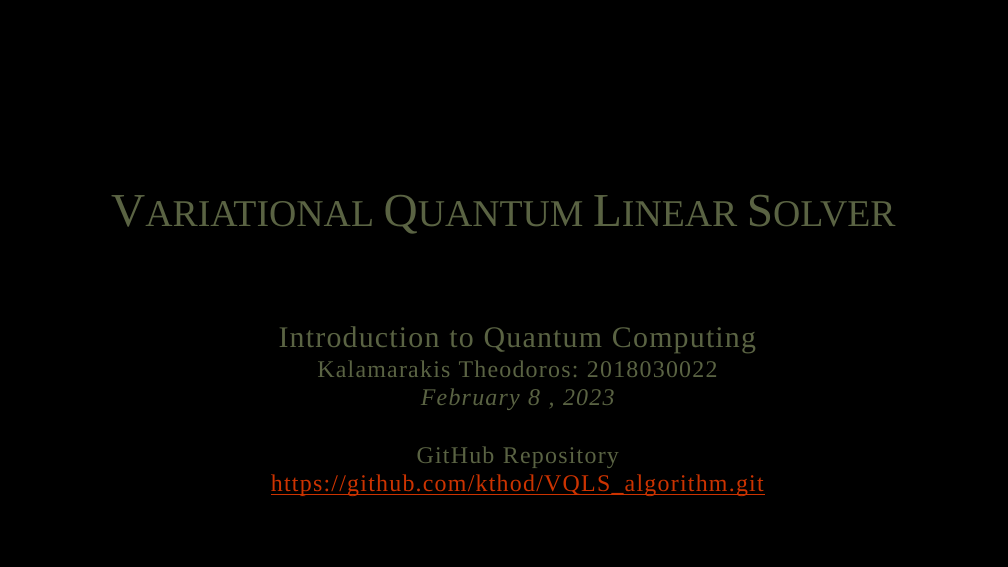
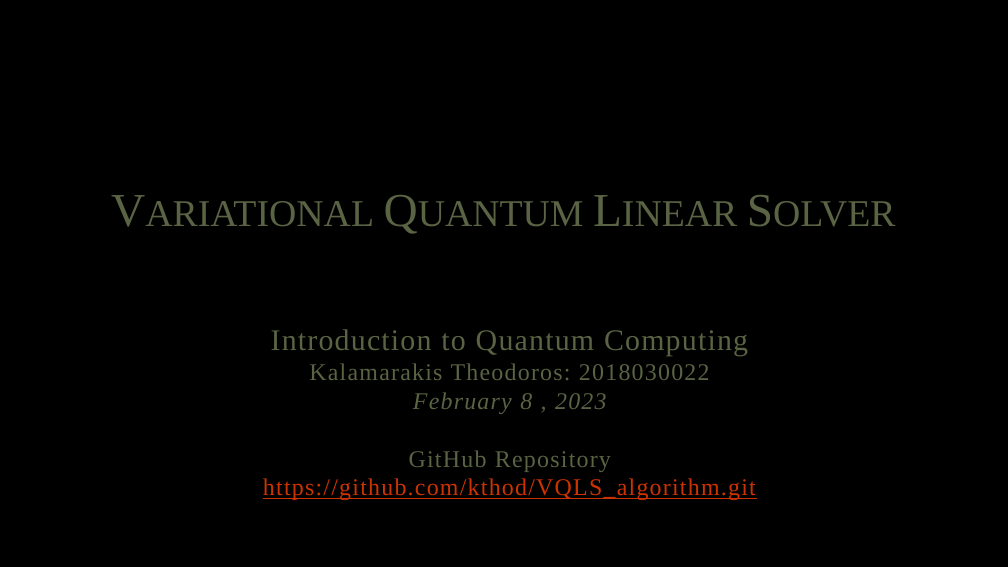
Before and after one commit to kthod/VQLS_algorithm, a slide deck: slide 1 of VQLS_presentation.pptx. Drawn at 1008x567 pixels with LibreOffice and Linux fonts; fonts in the diff are those of the drawing; background and template pictures are left out. Boxes give left, top, right and bottom in pixels: in the first picture for what was removed or moved away, otherwise in the second. Text is boxed around its words. In the diff, an @@ line names an element or a change of style, - is before the commit and + after.

```diff
--- a/VQLS_presentation.pptx
+++ b/VQLS_presentation.pptx
@@ subtitle "Introduction to Quantum Computing" moved from (x1=271, y1=326, x2=764, y2=496) to (x1=263, y1=329, x2=756, y2=500) @@
```
Also in this commit, not shown: 5 other slides changed, 2 slides added, 3 other files.
